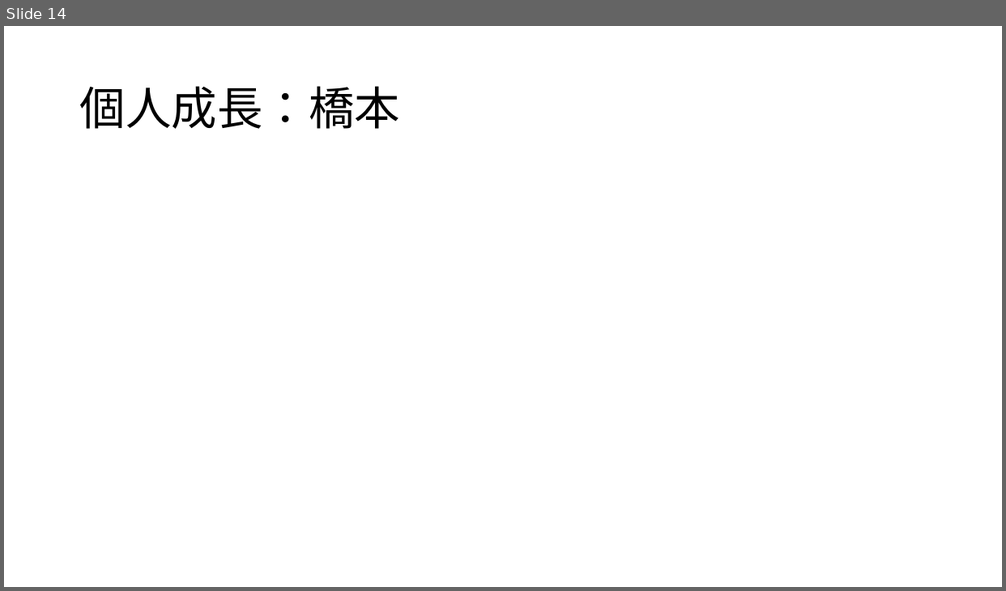
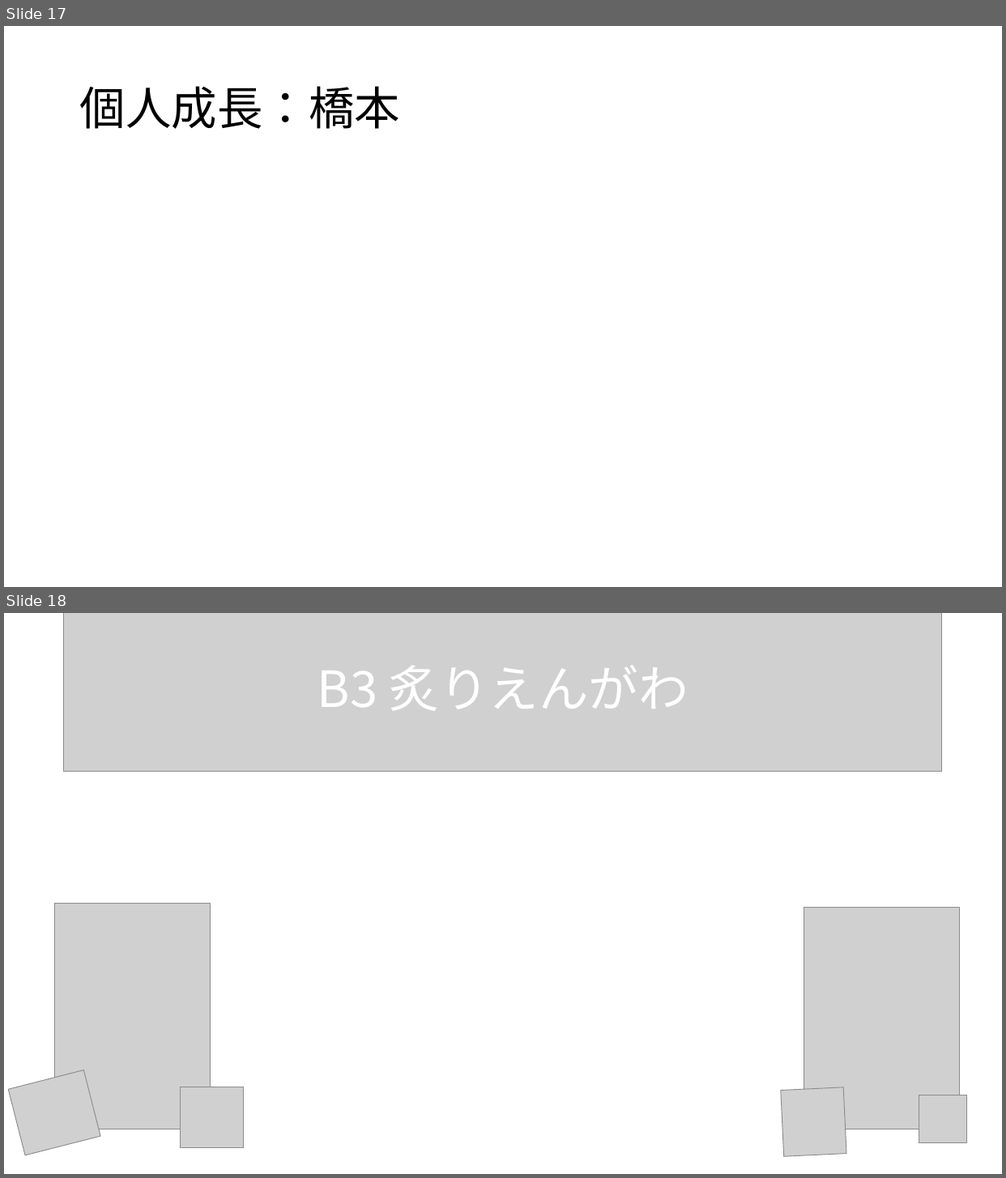
Before and after one commit to dojo2022/B-3, a slide deck: doc/B3炙りえんがわ_成果発表会資料.pptx. Shown one above the other, each under a label of ours: slide 14 before the commit, slides 17 and 18 after it. The pictures are 1006x591 and 1006x1178 pixels, drawn with LibreOffice and Linux fonts; fonts in the diff are those of the drawing; grey boxes stand for pictures. Boxes give left, top, right and bottom in pixels: in the first picture for what was removed or moved away, otherwise in the second. Text is boxed around its words. In the diff, an @@ line names an element or a change of style, - is before the commit and + after.

```diff
--- a/doc/B3炙りえんがわ_成果発表会資料.pptx
+++ b/doc/B3炙りえんがわ_成果発表会資料.pptx
@@ slide 18 added at <box>4,613,1002,1174</box>, background #FFFFFF @@
@@ picture added at <box>64,613,942,771</box> @@
@@ subtitle added at <box>317,665,688,711</box>, 48 pt, text #FFFFFF @@
+B3 炙りえんがわ
@@ picture added at <box>54,904,210,1130</box> @@
@@ picture added at <box>804,907,960,1130</box> @@
@@ picture added at <box>8,1070,100,1156</box> @@
@@ picture added at <box>181,1088,245,1148</box> @@
@@ picture added at <box>781,1088,847,1157</box> @@
@@ picture added at <box>918,1095,967,1144</box> @@
@@ what was slide 14 is now slide 17 @@
```
Also in this commit, not shown: 3 slides changed, 3 other slides added, 1 slide removed.
